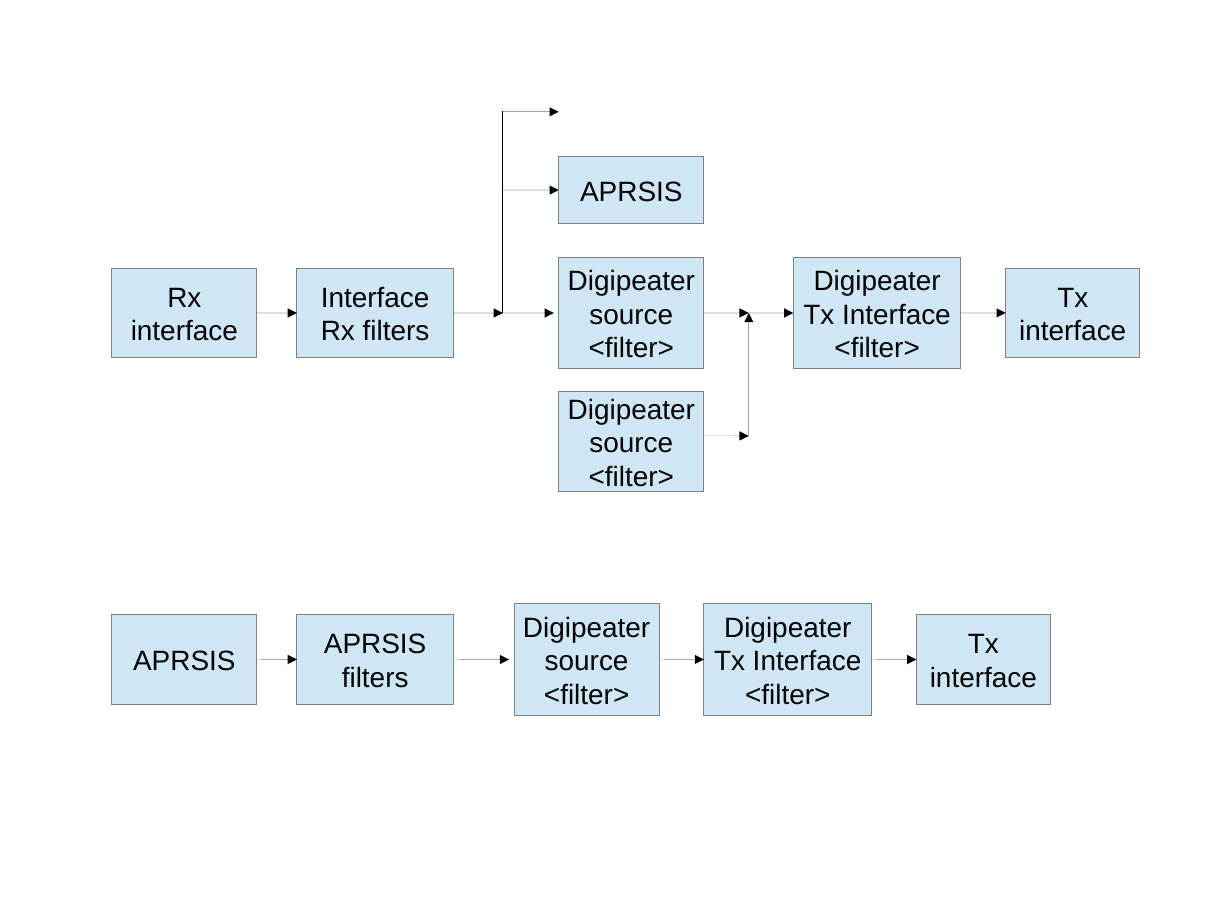
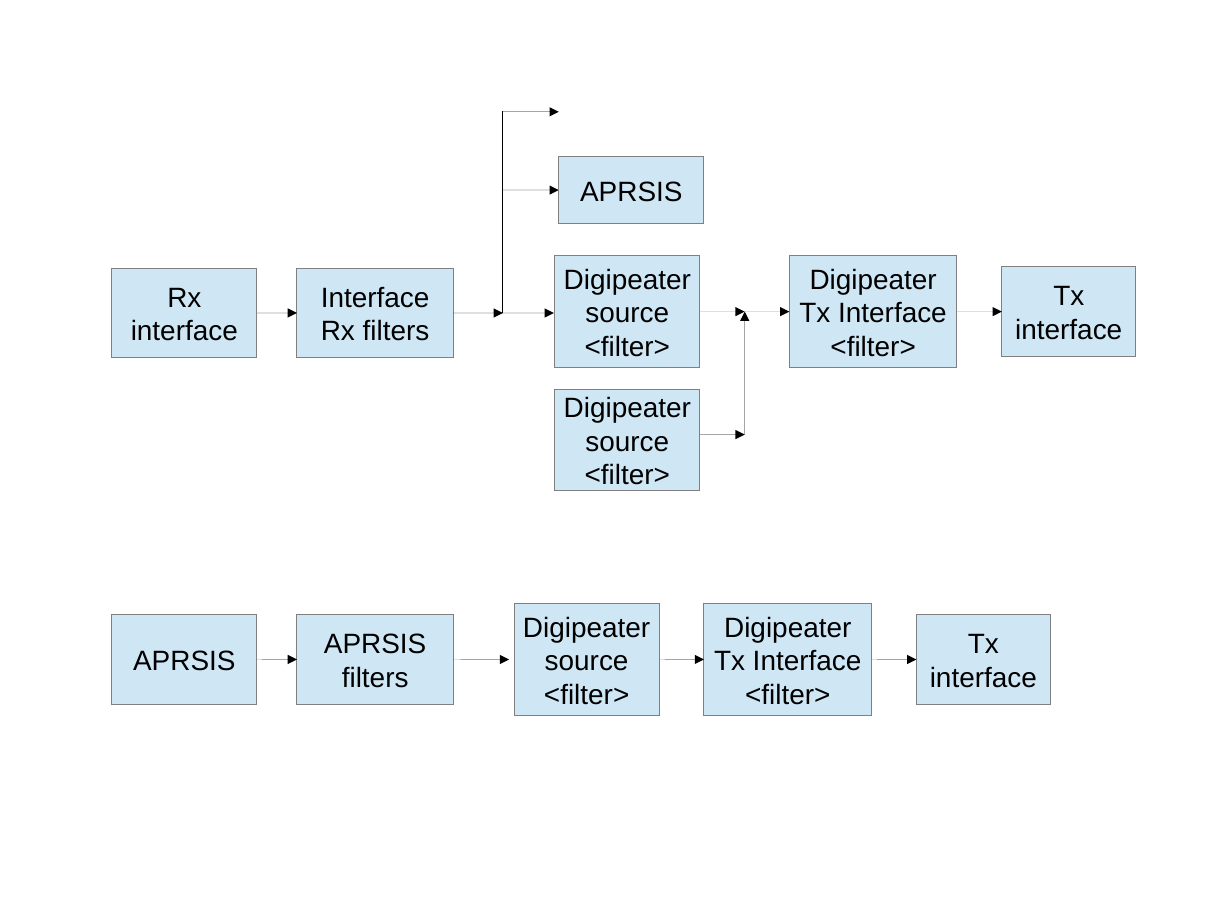
Before and after one commit to PhirePhly/aprx, a slide deck: slide 5 of doc/aprx-manual-pics.odp. Drawn at 1232x924 pixels with LibreOffice and Linux fonts; fonts in the diff are those of the drawing. Boxes give left, top, right and bottom in pixels: in the first picture for what was removed or moved away, otherwise in the second. Text is boxed around its words. In the diff, an @@ line names an element or a change of style, - is before the commit and + after.

```diff
--- a/doc/aprx-manual-pics.odp
+++ b/doc/aprx-manual-pics.odp
@@ 5 arrows, 4 rectangles: place and size @@
-5 arrows, 4 rectangles at box(559, 257, 1140, 492)
+5 arrows, 4 rectangles at box(555, 256, 1136, 491)
```
Also in this commit, not shown: 2 other slides changed, 2 other files.
